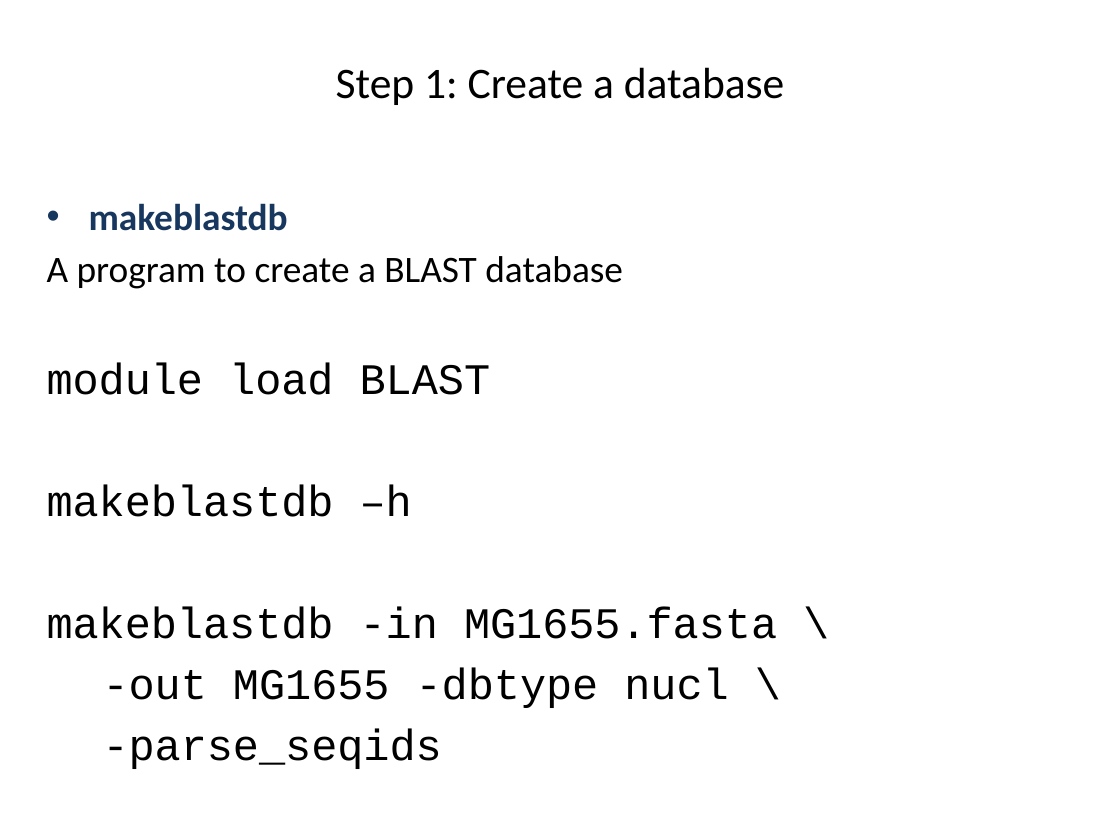
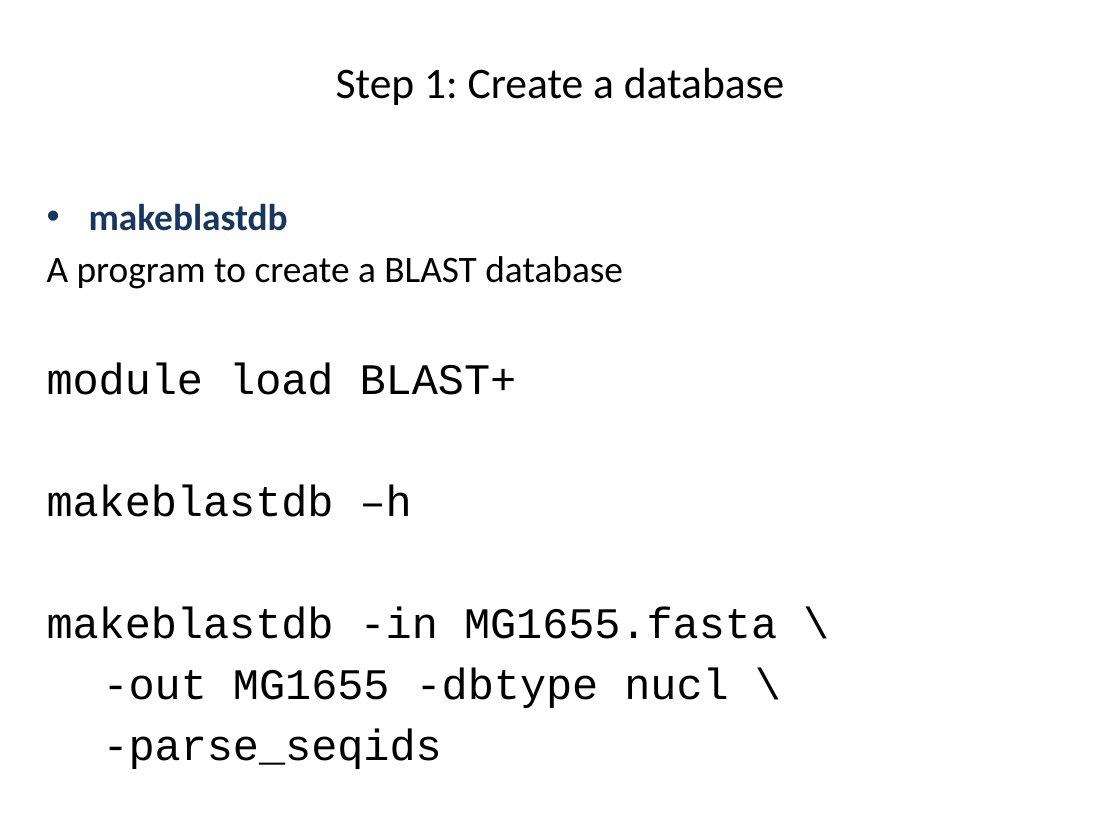
Before and after one commit to liu3zhenlab/teaching, a slide deck: slide 12 of PLPTH813Bioinformatis/2023/labs/lab05_alignment.pptx. Drawn at 1120x840 pixels with LibreOffice and Linux fonts; fonts in the diff are those of the drawing. Boxes give left, top, right and bottom in pixels: in the first picture for what was removed or moved away, otherwise in the second. Text is boxed around its words. In the diff, an @@ line names an element or a change of style, - is before the commit and + after.

```diff
--- a/PLPTH813Bioinformatis/2023/labs/lab05_alignment.pptx
+++ b/PLPTH813Bioinformatis/2023/labs/lab05_alignment.pptx
@@ text at [47, 362, 517, 395]: text changed @@
-module load BLAST
+module load BLAST+
```
Also in this commit, not shown: 3 other slides changed, 6 other files.
